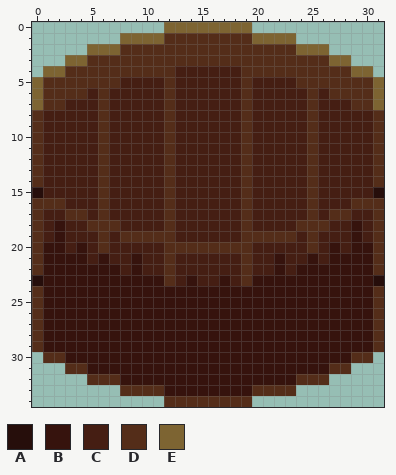
A pixel-art sprite gets an edit: resources/textures/bucketBack.png. That is the earlier state.
The file is 32x35 pixels.
Palette (. is transparent): A #260e0b  B #36130d  C #451e13  D #542d19  E #7d6432
Now the later version:
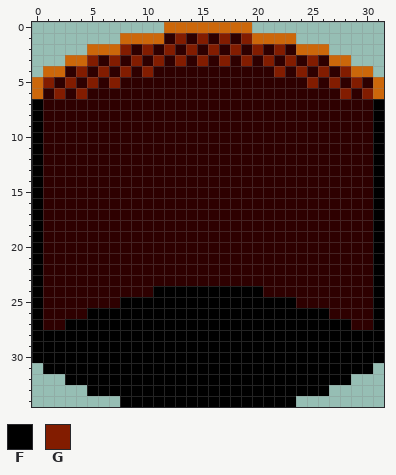
Colours new in this view: F #000000  G #821c00
Edits made:
colour C: #451e13 -> #2e0000
colour E: #7d6432 -> #cc670a
y 1: x 12..19 DDDDDDDD -> CGCGCGCG
y 2: x 8..23 DDDDDDDDDDDDDDDD -> GCGCGCGCGCGCGCGC
y 3: x 5..26 DDDDDDDDDDDDDDDDDDDDDD -> GCGCGCGCGCGCGCGCGCGCGC
y 4: x 3..12 DDDDDDDDDD -> CGCGCGCGCC; x 19..28 DDDDDDDDDD -> CCCGCGCGCG
y 5: x 1..7 DDDDDDD -> GCGCGCG; x 12 D -> C; x 19 D -> C; x 24..30 DDDDDDD -> CGCGCGC
y 6: x 1..4 DDDD -> CGCG; x 6 D -> C; x 12 D -> C; x 19 D -> C; x 25 D -> C; x 27..30 DDDD -> CGCG
y 7: x 0..2 EDD -> FCC; x 6 D -> C; x 12 D -> C; x 19 D -> C; x 25 D -> C; x 29..31 DDE -> CCF
y 8..14: x 0 D -> F; x 6 D -> C; x 12 D -> C; x 19 D -> C; x 25 D -> C; x 31 D -> F
y 15: x 0 A -> F; x 6 D -> C; x 12 D -> C; x 19 D -> C; x 25 D -> C; x 31 A -> F
y 16: x 0..2 DDD -> FCC; x 6 D -> C; x 12 D -> C; x 19 D -> C; x 25 D -> C; x 29..31 DDD -> CCF
y 17: x 0 D -> F; x 3..4 DD -> CC; x 6 D -> C; x 12 D -> C; x 19 D -> C; x 25 D -> C; x 27..28 DD -> CC; x 31 D -> F
y 18: x 0 D -> F; x 2 B -> C; x 5..7 DDD -> CCC; x 12 D -> C; x 19 D -> C; x 24..26 DDD -> CCC; x 29 B -> C; x 31 D -> F
y 19: x 0 D -> F; x 2 B -> C; x 6 D -> C; x 8..12 DDDDD -> CCCCC; x 19..23 DDDDD -> CCCCC; x 25 D -> C; x 29 B -> C; x 31 D -> F
y 20: x 0..2 DBB -> FCC; x 4 B -> C; x 6 D -> C; x 12..19 DDDDDDDD -> CCCCCCCC; x 25 D -> C; x 27 B -> C; x 29..31 BBD -> CCF
y 21: x 0..4 DBBBB -> FCCCC; x 6 B -> C; x 9 B -> C; x 12 D -> C; x 19 D -> C; x 22 B -> C; x 25 B -> C; x 27..31 BBBBD -> CCCCF
y 22: x 0..7 DBBBBBBB -> FCCCCCCC; x 9 B -> C; x 12 D -> C; x 19 D -> C; x 22 B -> C; x 24..31 BBBBBBBD -> CCCCCCCF
y 23: x 0..12 ABBBBBBBBBBBD -> FCCCCCCCCCCCC; x 14 B -> C; x 17 B -> C; x 19..31 DBBBBBBBBBBBA -> CCCCCCCCCCCCF
y 24: x 0..31 DBBBBBBBBBBBBBBBBBBBBBBBBBBBBBBD -> FCCCCCCCCCCFFFFFFFFFFCCCCCCCCCCF
y 25: x 0..31 DBBBBBBBBBBBBBBBBBBBBBBBBBBBBBBD -> FCCCCCCCFFFFFFFFFFFFFFFFCCCCCCCF
y 26: x 0..31 DBBBBBBBBBBBBBBBBBBBBBBBBBBBBBBD -> FCCCCFFFFFFFFFFFFFFFFFFFFFFCCCCF
y 27: x 0..31 DBBBBBBBBBBBBBBBBBBBBBBBBBBBBBBD -> FCCFFFFFFFFFFFFFFFFFFFFFFFFFFCCF
y 28..29: x 0..31 DBBBBBBBBBBBBBBBBBBBBBBBBBBBBBBD -> FFFFFFFFFFFFFFFFFFFFFFFFFFFFFFFF
y 30: x 0..31 .DDBBBBBBBBBBBBBBBBBBBBBBBBBBDD. -> FFFFFFFFFFFFFFFFFFFFFFFFFFFFFFFF
y 31: x 1..30 ..DDBBBBBBBBBBBBBBBBBBBBBBDD.. -> FFFFFFFFFFFFFFFFFFFFFFFFFFFFFF
y 32: x 3..28 ..DDDBBBBBBBBBBBBBBBBDDD.. -> FFFFFFFFFFFFFFFFFFFFFFFFFF
y 33: x 5..26 ...DDDDBBBBBBBBDDDD... -> FFFFFFFFFFFFFFFFFFFFFF
y 34: x 8..23 ....DDDDDDDD.... -> FFFFFFFFFFFFFFFF
Where, in picture pixels (left, top, right, bottom), the same in both pictures:
changed: (32, 22, 384, 407)
